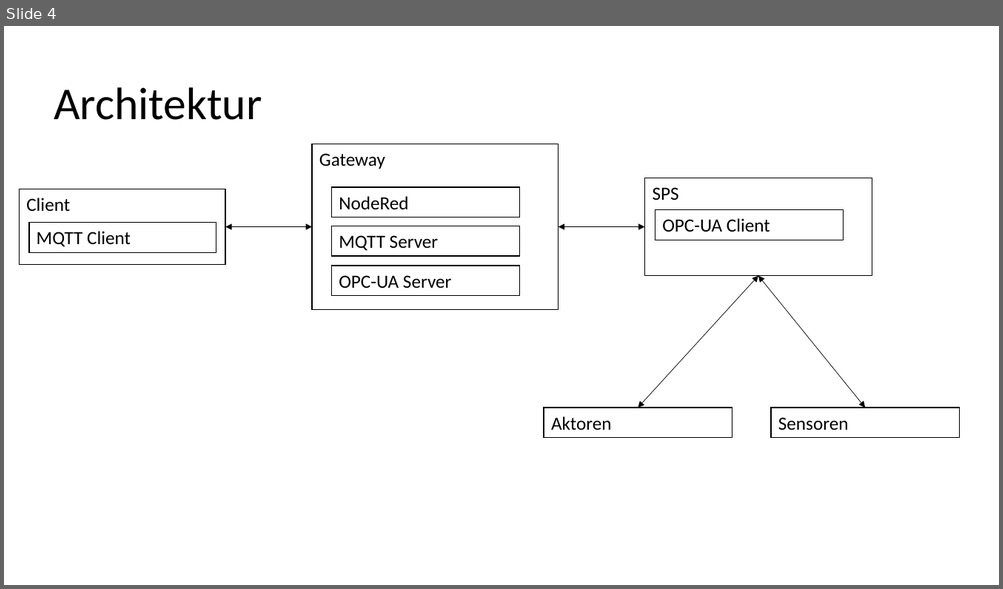
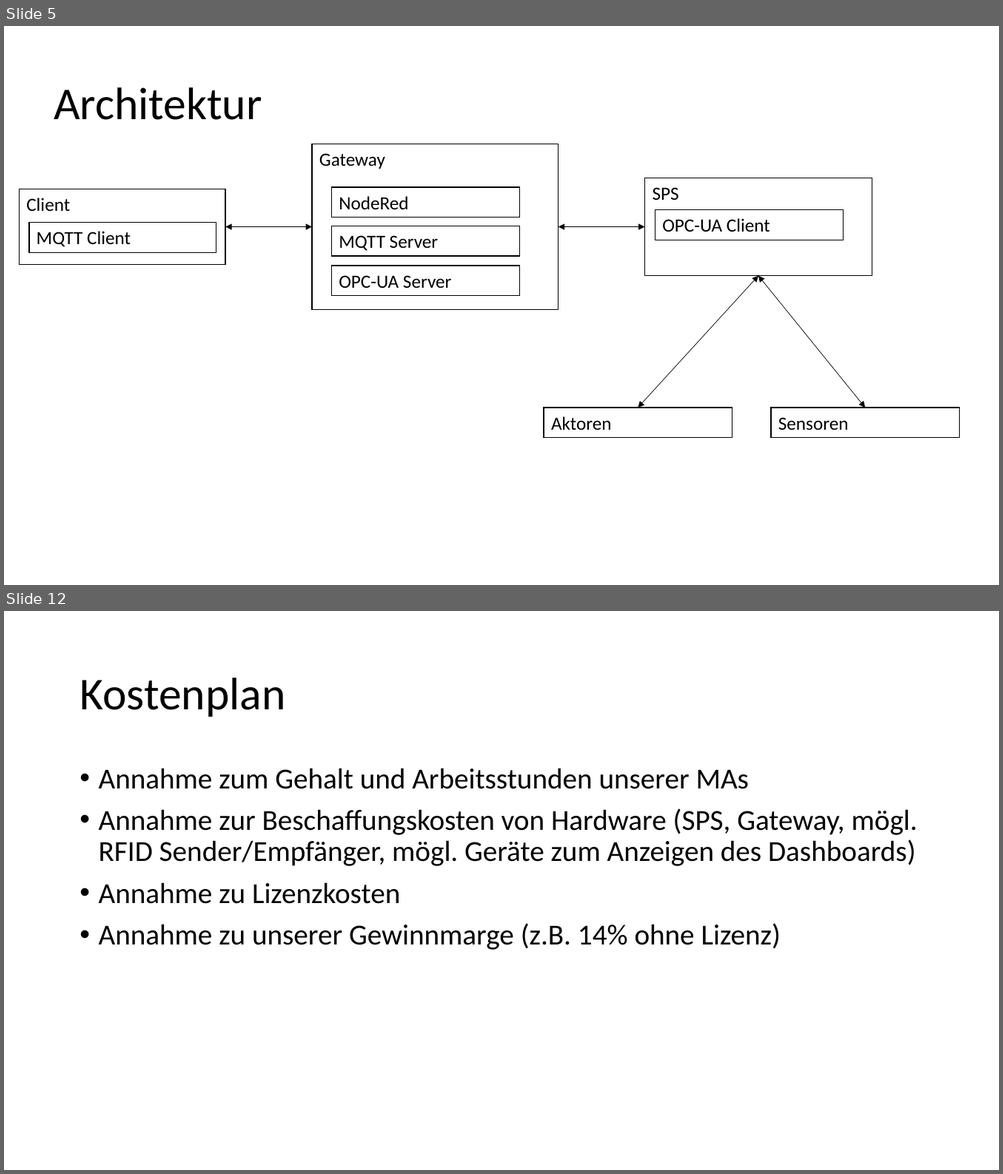
Before and after one commit to albae3333/DigitaleFabrik, a slide deck: Präsentation/Präsentation_Entwurf.pptx. Shown one above the other, each under a label of ours: slide 4 before the commit, slides 5 and 12 after it; the slides between them are not shown. The pictures are 1003x589 and 1003x1174 pixels, drawn with LibreOffice and Linux fonts; fonts in the diff are those of the drawing. Boxes give left, top, right and bottom in pixels: in the first picture for what was removed or moved away, otherwise in the second. Text is boxed around its words. In the diff, an @@ line names an element or a change of style, - is before the commit and + after.

```diff
--- a/Präsentation/Präsentation_Entwurf.pptx
+++ b/Präsentation/Präsentation_Entwurf.pptx
@@ slide 12 added at box(4, 611, 999, 1170), background #FFFFFF @@
@@ title added at box(79, 678, 285, 717), 44 pt, text #000000 @@
+Kostenplan
@@ text added at box(99, 768, 917, 950), 28 pt, text #000000 @@
+• Annahme zum Gehalt und Arbeitsstunden unserer MAs
+• Annahme zur Beschaffungskosten von Hardware (SPS, Gateway, mögl. RFID Sender/Empfänger, mögl. Geräte zum Anzeigen des Dashboards)
+• Annahme zu Lizenzkosten
+• Annahme zu unserer Gewinnmarge (z.B. 14% ohne Lizenz)
@@ what was slide 4 is now slide 5 @@
```
Also in this commit, not shown: 1 slide changed, 8 other slides added, 2 slides removed, 3 other files.
